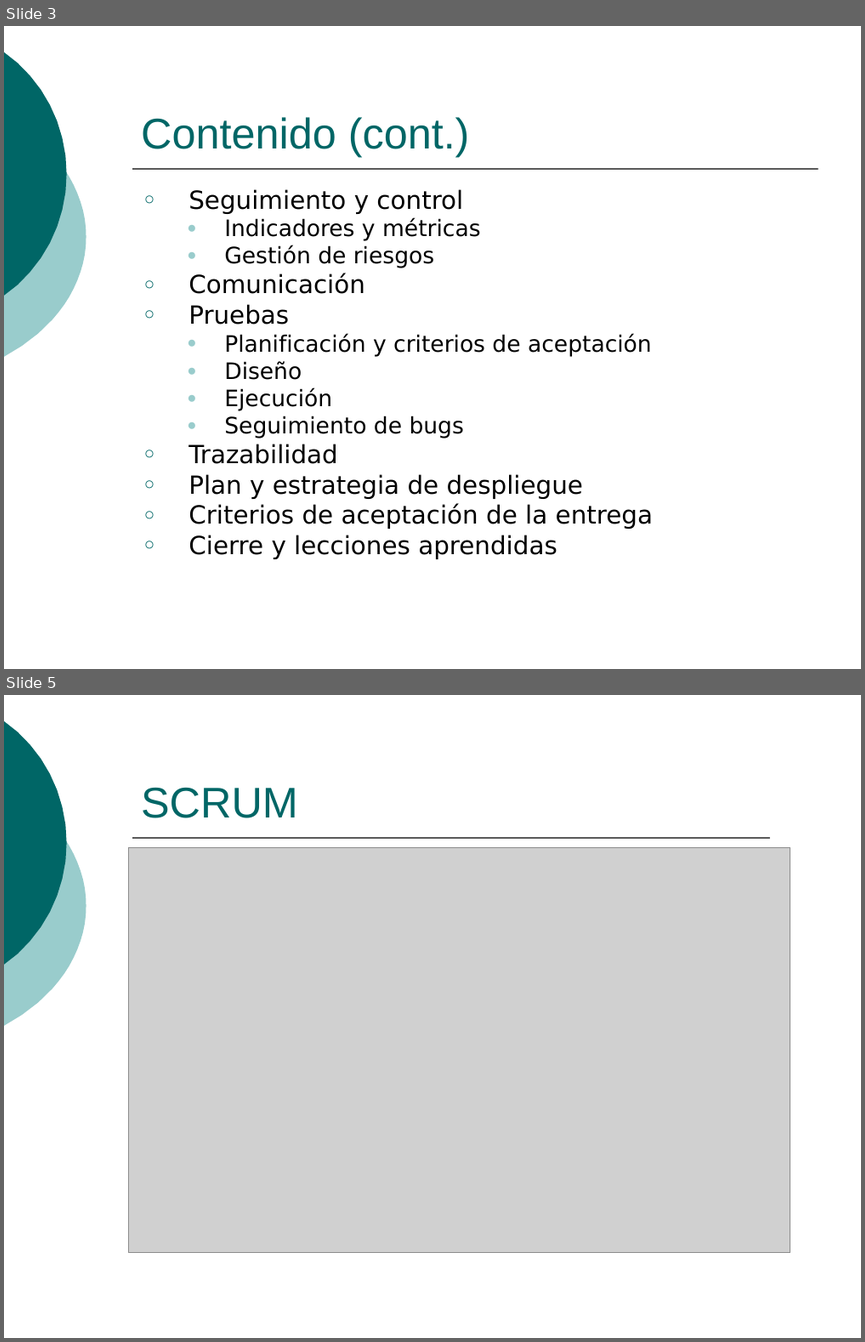
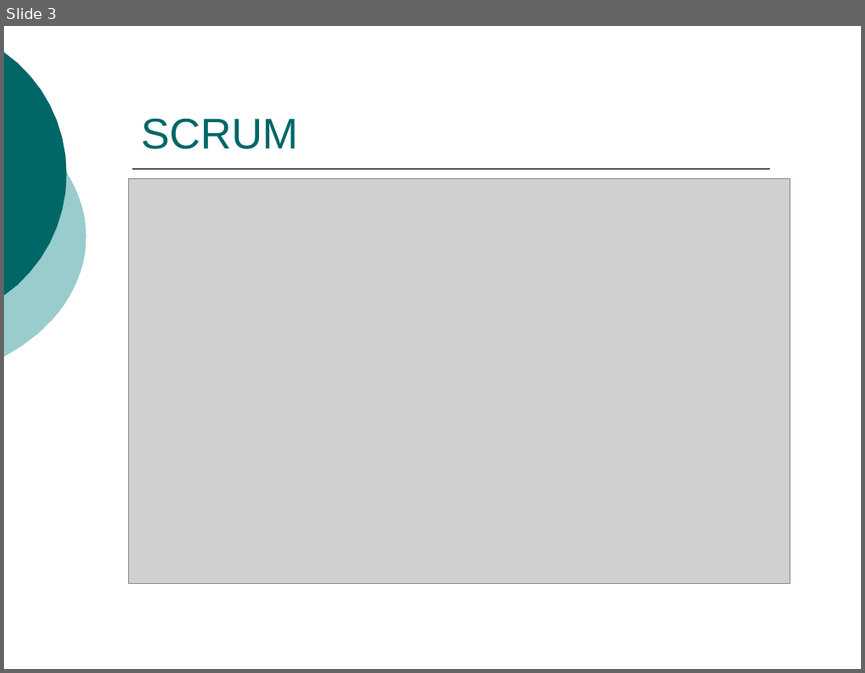
Before and after one commit to ingevy/taller-desarrollo-proyectos-ii-2do-2010, a slide deck: doc/presentaciones/Presentación inicial.ppt. Shown one above the other, each under a label of ours: slides 3 and 5 before the commit, slide 3 after it; the slides between them are not shown. The pictures are 865x1342 and 865x673 pixels, drawn with LibreOffice and Linux fonts; fonts in the diff are those of the drawing; grey boxes stand for pictures. Boxes give left, top, right and bottom in pixels: in the first picture for what was removed or moved away, otherwise in the second. Text is boxed around its words. In the diff, an @@ line names an element or a change of style, - is before the commit and + after.

```diff
--- a/doc/presentaciones/Presentación inicial.ppt
+++ b/doc/presentaciones/Presentación inicial.ppt
@@ slide 3 removed at [4,26,861,669], background #FFFFFF; not listed: 3 template elements that a slide beside it also shows @@
@@ title removed at [141,117,470,156] @@
-Contenido (cont.)
@@ text removed at [188,189,653,559] @@
-○ Seguimiento y control
-  ● Indicadores y métricas
-  ● Gestión de riesgos
-○ Comunicación
-○ Pruebas
-  ● Planificación y criterios de aceptación
-  ● Diseño
-  ● Ejecución
-  ● Seguimiento de bugs
-○ Trazabilidad
-○ Plan y estrategia de despliegue
-○ Criterios de aceptación de la entrega
-○ Cierre y lecciones aprendidas
@@ what was slide 5 is now slide 3 @@
```
Also in this commit, not shown: 3 slides changed, 1 other slide removed, 2 other files.
